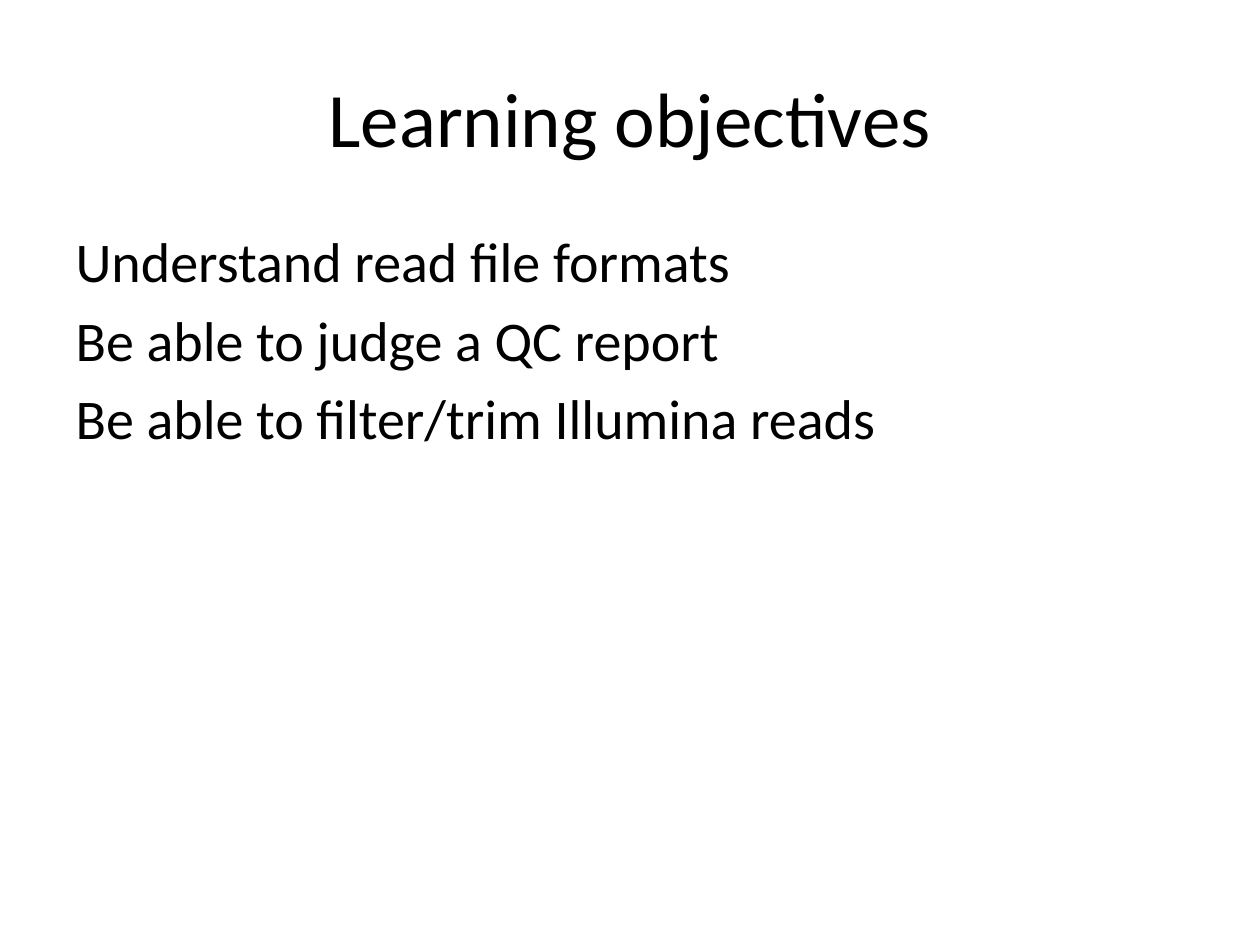
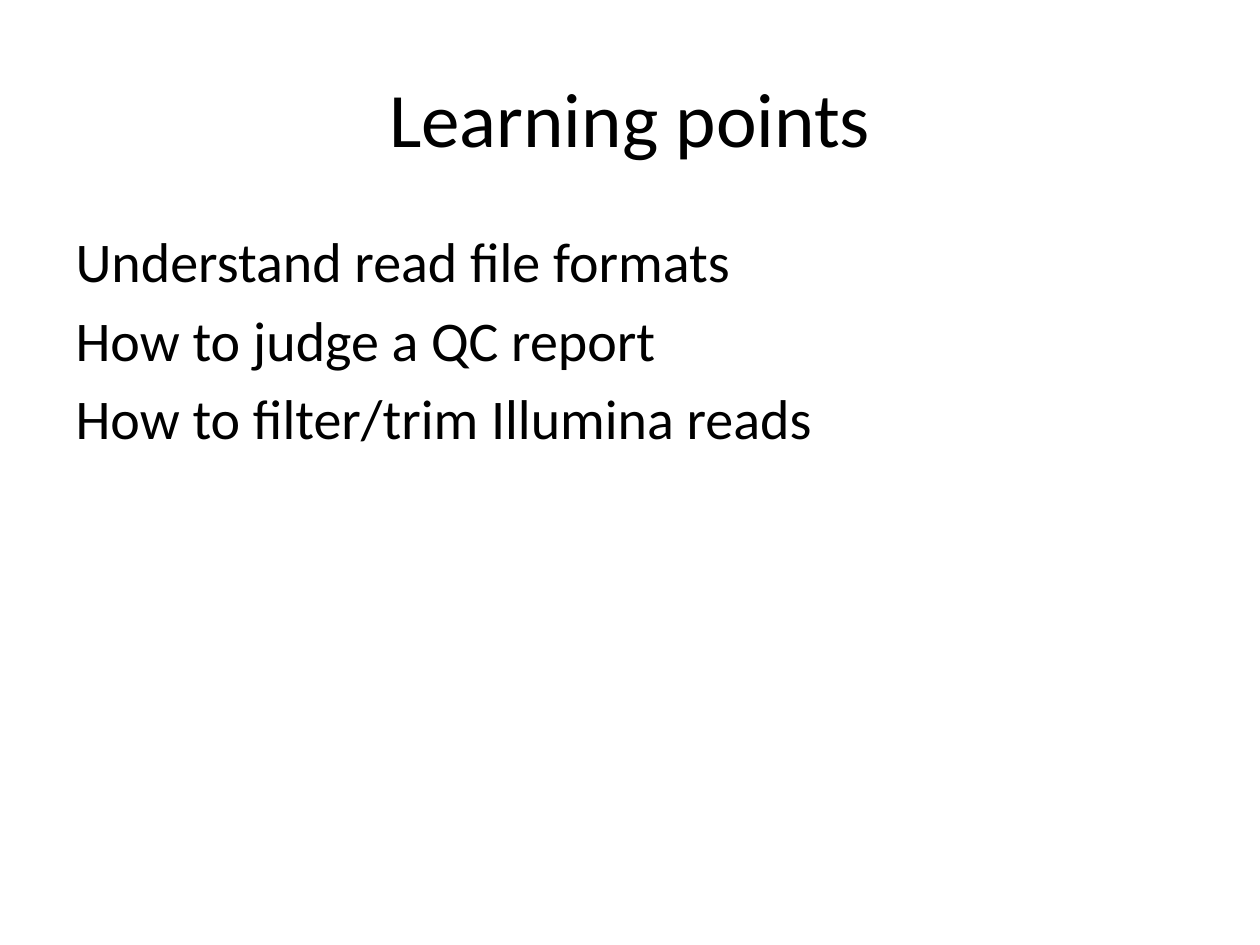
Before and after one commit to lexnederbragt/denovo-assembly-tutorial, a slide deck: slide 2 of presentations/Practical_1_preparing_and_QC_of_sequence_ data.pptx. Drawn at 1260x945 pixels with LibreOffice and Linux fonts; fonts in the diff are those of the drawing. Boxes give left, top, right and bottom in pixels: in the first picture for what was removed or moved away, otherwise in the second. Text is boxed around its words. In the diff, an @@ line names an element or a change of style, - is before the commit and + after.

```diff
--- a/presentations/Practical_1_preparing_and_QC_of_sequence_ data.pptx
+++ b/presentations/Practical_1_preparing_and_QC_of_sequence_ data.pptx
@@ title at [389,94,870,161]: text changed @@
-Learning objectives
+Learning points
@@ text at [76,322,812,442]: text changed @@
-Be able to judge a QC report
-Be able to filter/trim Illumina reads
+How to judge a QC report
+How to filter/trim Illumina reads
```
Also in this commit, not shown: 3 other files.
